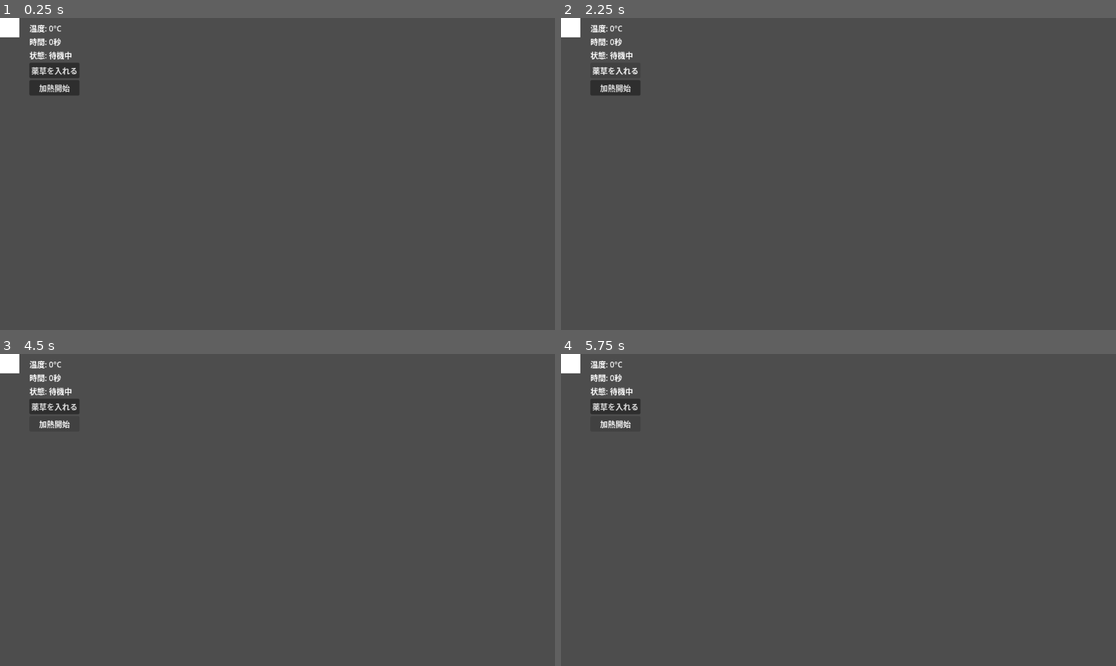
Above: before the commit, frames 1-4 (two rows, left to right).
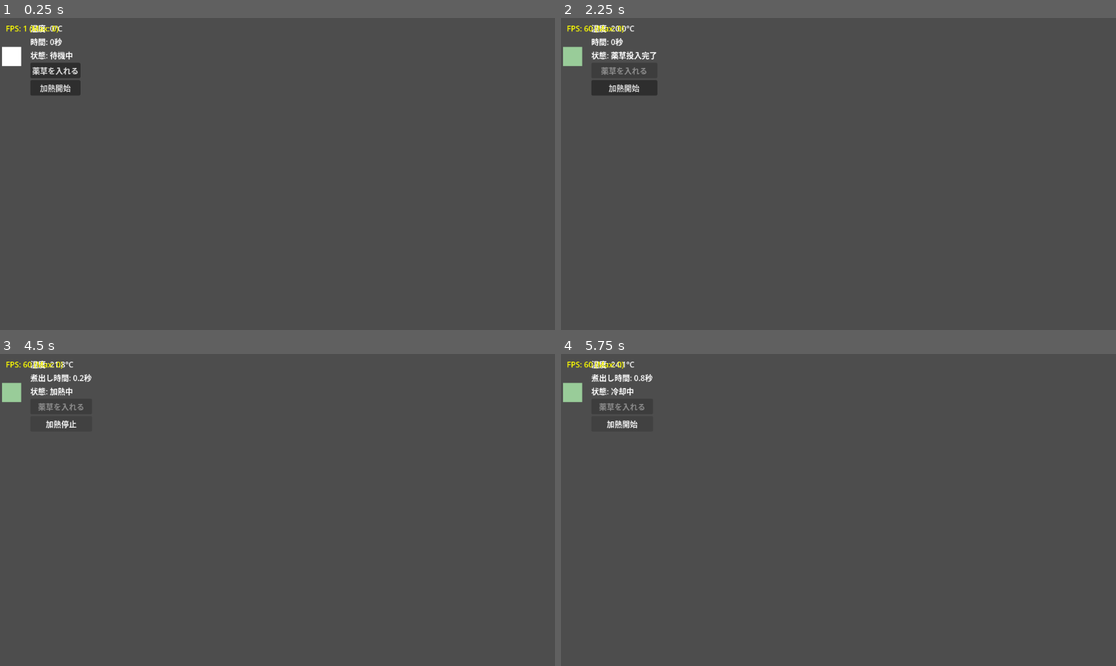
Above: after the commit, the same moments.

Repository: KFUJI3375/maid-in-lab
Game: Godot game, scene res://scenes/alchemy_lab.tscn
The game is run twice, just before and just after one commit, with the same random seed, the same clock (stepped at 60 frames per second) and the same inputs. Before the commit the project has no main scene; this scene is started directly in both runs.
Inputs (mouse positions are in pixels of both pictures, inside the frame that each line leads up to):
- Up to frame 1 (0.25 s): no input
- Up to frame 2 (2.25 s): click "加熱開始" at 0.5 s; click "加熱開始" at 1.25 s; click "薬草を入れる" at 2 s
- Up to frame 3 (4.5 s): click (55, 407) at 2.75 s, where only the run before the commit has a clickable "薬草を入れる"; click (55, 407) at 3.5 s, where only the run before the commit has a clickable "薬草を入れる"; click "加熱開始" at 4.25 s
- Up to frame 4 (5.75 s): click "加熱開始" (after the commit: "加熱停止") at 5 s

The runs differ from the first frame. In frame 1, 1.0% of the frame differs, in the area x 0-15%, y 0-25%; in frame 2, 1.3%, in the area x 0-18%, y 0-25%; in frame 3, 1.2%; in frame 4, 1.2%.

Commit message:
FPS表示追加

Diff:
--- a/project.godot
+++ b/project.godot
@@ -11,7 +11,9 @@
 [application]
 
 config/name="Maid in Lab"
+run/main_scene="uid://k7kxflfcrrea"
 config/features=PackedStringArray("4.6", "GL Compatibility")
+run/max_fps=60
 config/icon="res://icon.svg"
 
 [dotnet]
--- a/scenes/alchemy_lab.tscn
+++ b/scenes/alchemy_lab.tscn
@@ -1,18 +1,26 @@
 [gd_scene format=3 uid="uid://k7kxflfcrrea"]
 
-[ext_resource type="Script" uid="uid://bovqlbdwaboov" path="res://scripts/presentation/alchemy_lab_view.gd" id="1_7n35r"]
+[ext_resource type="Script" uid="uid://q57qafvutpni" path="res://scripts/presentation/alchemy_lab_view.gd" id="1_7n35r"]
 
 [node name="AlchemyLab" type="Control" unique_id=1013137120]
 layout_mode = 3
 anchors_preset = 0
-offset_right = 40.0
+offset_left = 2.0
+offset_right = 42.0
 offset_bottom = 40.0
 script = ExtResource("1_7n35r")
 
 [node name="BeakerRect" type="ColorRect" parent="." unique_id=1439534973]
-layout_mode = 0
-offset_right = 40.0
-offset_bottom = 40.0
+layout_mode = 1
+anchors_preset = -1
+anchor_left = 0.5
+anchor_top = 2.0
+anchor_right = 0.5
+anchor_bottom = 2.0
+offset_left = -18.0
+offset_top = -20.0
+offset_right = 22.0
+offset_bottom = 20.0
 
 [node name="UIContainer" type="VBoxContainer" parent="." unique_id=987562441]
 layout_mode = 0
--- a/scripts/presentation/alchemy_lab_view.gd
+++ b/scripts/presentation/alchemy_lab_view.gd
@@ -12,8 +12,17 @@
 var brew_use_case: BrewPotionUseCase
 
 var brewing_time: float = 0.0
+# FPS表示用（デバッグ）
+var fps_label: Label
 
 func _ready():
+	 # FPS表示ラベル作成（デバッグ用）
+	fps_label = Label.new()
+	fps_label.position = Vector2(10, 10)
+	fps_label.add_theme_color_override("font_color", Color.YELLOW)
+	add_child(fps_label)
+
+
 	brew_use_case = BrewPotionUseCase.new()
 
 	# Use Caseのシグナル接続
@@ -27,6 +36,12 @@
 	heat_button.pressed.connect(_on_heat_pressed)
 
 func _process(delta):
+	# FPS表示更新（デバッグ用）
+	fps_label.text = "FPS: %d (Max: %d)" % [
+		Engine.get_frames_per_second(),
+		Engine.max_fps
+	]
+
 	brew_use_case.update(delta)
 	if brew_use_case.alchemy_process and brew_use_case.alchemy_process.is_active:
 		brewing_time += delta
Not shown, removed: scripts/alchemy_lab.gd.uid
